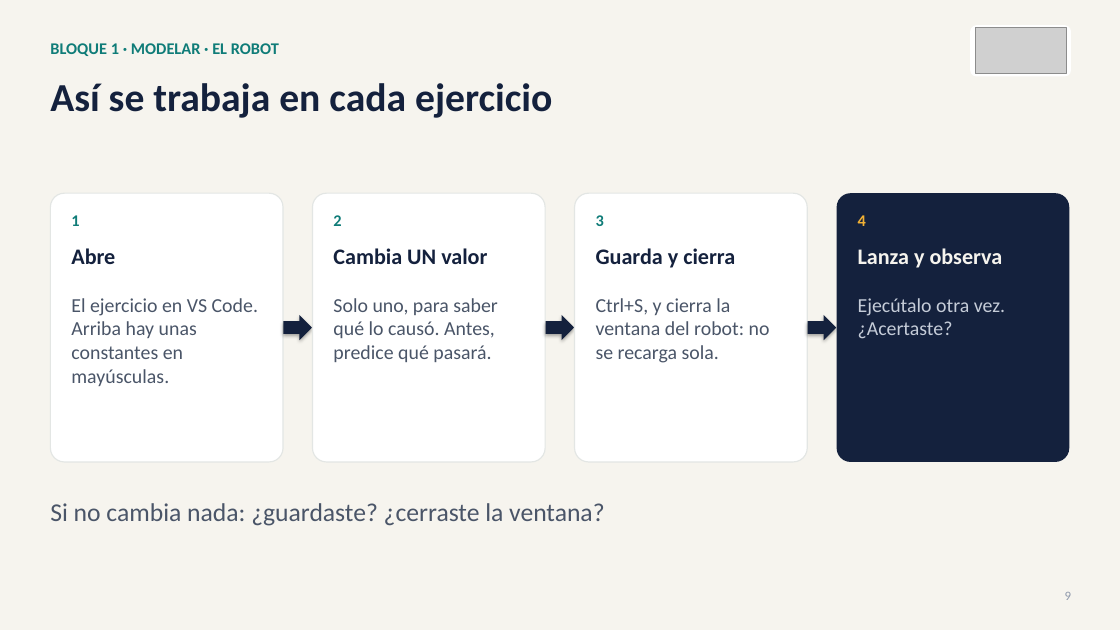
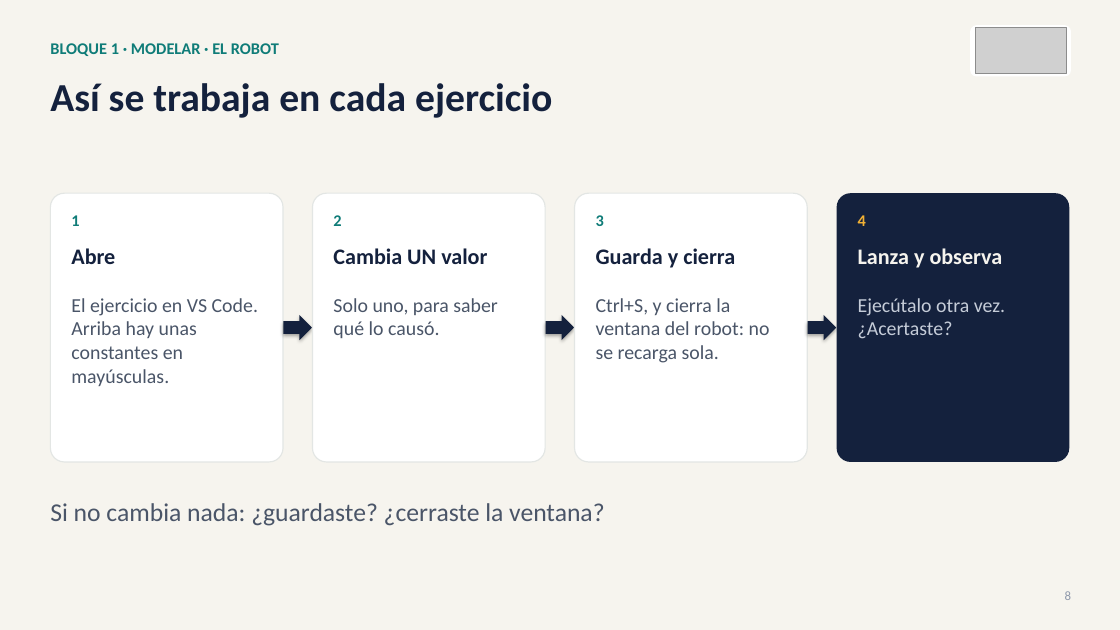
Before and after one commit to david2526IA/taller_microduck_windows, a slide deck: slide 8 of workshop-ia-fisica/presentaciones/Presentacion_03_taller_completo.pptx (slide 9 before the commit). Drawn at 1120x630 pixels with LibreOffice and Linux fonts; fonts in the diff are those of the drawing; grey boxes stand for pictures. Boxes give left, top, right and bottom in pixels: in the first picture for what was removed or moved away, otherwise in the second. Text is boxed around its words. In the diff, an @@ line names an element or a change of style, - is before the commit and + after.

```diff
--- a/workshop-ia-fisica/presentaciones/Presentacion_03_taller_completo.pptx
+++ b/workshop-ia-fisica/presentaciones/Presentacion_03_taller_completo.pptx
@@ text at bbox=[333, 298, 497, 338]: text changed @@
-Solo uno, para saber qué lo causó. Antes, predice qué pasará.
+Solo uno, para saber qué lo causó.
```
Also in this commit, not shown: 19 other slides changed, 1 slide added, 1 slide removed, 6 other files.
